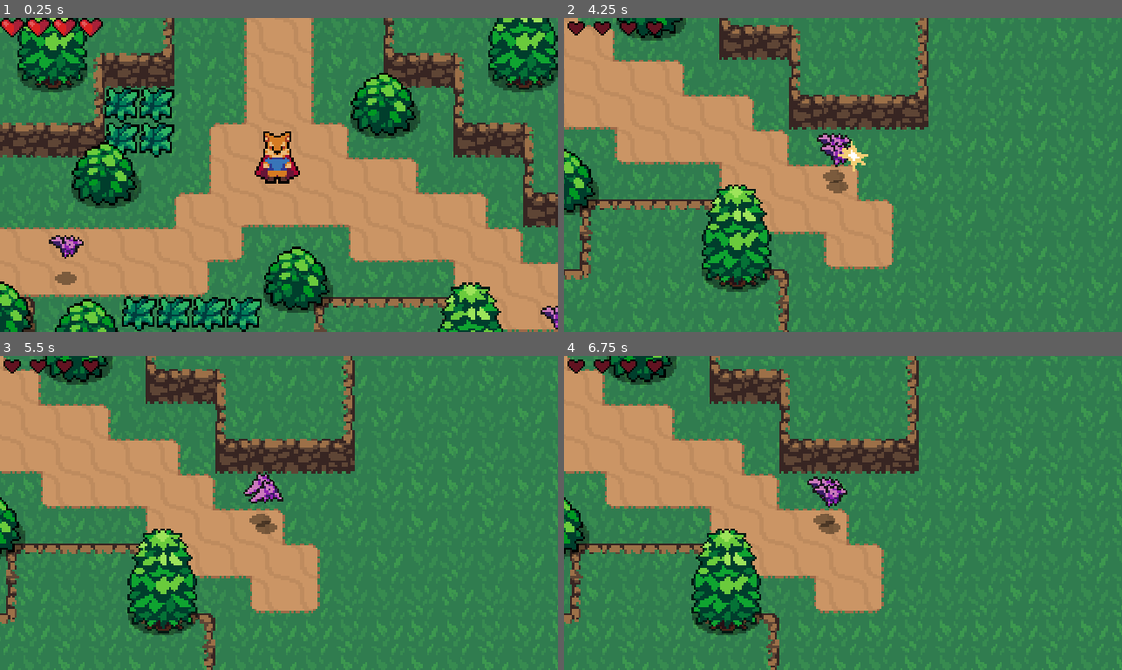
Above: before the commit, frames 1-4 (two rows, left to right).
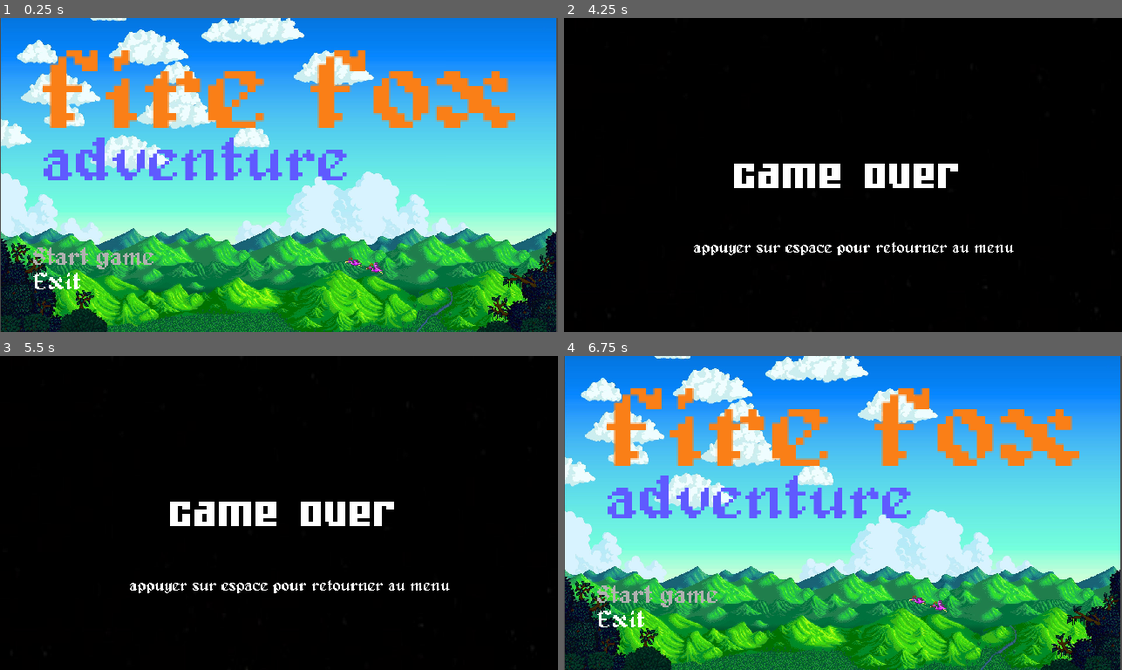
Above: after the commit, the same moments.

Repository: SlimeLord0905/godot_action_rpg
Game: Godot game, scene res://World/Title_screen.tscn
Two runs of this game, one before a commit and one after it. Both use one fixed random seed, a clock stepped at 60 frames per second and the inputs below. Before the commit the project starts from res://world.tscn.
Inputs (mouse positions are in pixels of both pictures, inside the frame that each line leads up to):
- Up to frame 1 (0.25 s): no input
- Up to frame 2 (4.25 s): click (658, 259) at 0.52 s; move the mouse to (965, 159) at 1.27 s; hold Right (ui_right) 1.28-2.03 s; tap Space (attack) at 1.35, 3.6 s; move the mouse to (731, 190) at 2.02 s; hold Down (ui_down) 2.03-2.78 s; click (731, 190) at 2.1 s; move the mouse to (898, 105) at 2.77 s; hold Right (ui_right) 2.78-3.53 s; tap X (roll) at 2.85 s; move the mouse to (815, 237) at 3.52 s; hold Up (ui_up) from 3.53 s (still down)
- Up to frame 3 (5.5 s): move the mouse to (446, 560) at 4.27 s; release Up (ui_up) at 4.28 s; hold Left (ui_left) from 4.28 s (still down); click (446, 560) at 4.35 s; move the mouse to (111, 465) at 5.02 s; tap X (roll) at 5.1 s
- Up to frame 4 (6.75 s): move the mouse to (870, 513) at 5.77 s; release Left (ui_left) at 5.78 s; hold Down (ui_down) 5.78-6.53 s; tap Space (attack) at 5.85 s; move the mouse to (759, 434) at 6.52 s; hold Right (ui_right) from 6.53 s (still down); click (759, 434) at 6.6 s

The runs differ from the first frame. In frame 1, 98% of the frame differs, in the area x 0-100%, y 0-100%; in frame 2, 99%; in frame 3, 99%; in frame 4, 98%.
Error after the commit: Attempt to call function 'is_stopped' in base 'null instance' on a null instance. (res://Player/player.gd:72)

Commit message:
fixer le sync 2

Diff:
--- a/Player/player.gd
+++ b/Player/player.gd
@@ -27,7 +27,7 @@
 
 
 func _ready():
-	stats.connect("no_health",self,"queue_free")
+	stats.connect("no_health",self,"mourir")
 	animation_tree.active = true
 	swordhitbox.knockback_vector = roll_vector
 
@@ -107,3 +107,8 @@
 	stats.health -= 1
 	hurtbox.start_invincibility(0.5)
 	hurtbox.create_hit_effect()
+
+func mourir():
+	get_tree().reload_current_scene()
+	stats.health = 4;
+	get_tree().change_scene("res://World/Game_over_screen.tscn")
--- a/Player/player.tscn
+++ b/Player/player.tscn
@@ -620,7 +620,7 @@
 position = Vector2( -0.214138, -9.01927 )
 texture = ExtResource( 2 )
 hframes = 60
-frame = 36
+frame = 18
 
 [node name="CollisionShape2D" type="CollisionShape2D" parent="."]
 position = Vector2( -0.205406, -0.0180387 )
@@ -674,10 +674,6 @@
 [node name="CollisionShape2D" parent="hurtbox" index="0"]
 position = Vector2( 0.140312, -3.92862 )
 shape = SubResource( 47 )
-
-[node name="BTimer" type="Timer" parent="."]
-wait_time = 10.0
-one_shot = true
 [connection signal="area_entered" from="hurtbox" to="." method="_on_hurtbox_area_entered"]
 
 [editable path="itboxpivot/sword_hitbox"]
--- a/project.godot
+++ b/project.godot
@@ -16,7 +16,7 @@
 [application]
 
 config/name="actionrpg"
-run/main_scene="res://world.tscn"
+run/main_scene="res://World/Title_screen.tscn"
 
 [autoload]
 
@@ -55,6 +55,14 @@
 
 [input]
 
+ui_accept={
+"deadzone": 0.5,
+"events": [ Object(InputEventKey,"resource_local_to_scene":false,"resource_name":"","device":0,"alt":false,"shift":false,"control":false,"meta":false,"command":false,"pressed":false,"scancode":16777221,"unicode":0,"echo":false,"script":null)
+, Object(InputEventKey,"resource_local_to_scene":false,"resource_name":"","device":0,"alt":false,"shift":false,"control":false,"meta":false,"command":false,"pressed":false,"scancode":16777222,"unicode":0,"echo":false,"script":null)
+, Object(InputEventKey,"resource_local_to_scene":false,"resource_name":"","device":0,"alt":false,"shift":false,"control":false,"meta":false,"command":false,"pressed":false,"scancode":32,"unicode":0,"echo":false,"script":null)
+, Object(InputEventJoypadButton,"resource_local_to_scene":false,"resource_name":"","device":0,"button_index":0,"pressure":0.0,"pressed":false,"script":null)
+ ]
+}
 ui_left={
 "deadzone": 0.5,
 "events": [ Object(InputEventKey,"resource_local_to_scene":false,"resource_name":"","device":0,"alt":false,"shift":false,"control":false,"meta":false,"command":false,"pressed":false,"scancode":16777231,"unicode":0,"echo":false,"script":null)
@@ -96,7 +104,7 @@
 }
 boule_de_feu={
 "deadzone": 0.5,
-"events": [ Object(InputEventMouseButton,"resource_local_to_scene":false,"resource_name":"","device":0,"alt":false,"shift":false,"control":fal …(189 unchanged characters)…
+"events": [ Object(InputEventMouseButton,"resource_local_to_scene":false,"resource_name":"","device":-1,"alt":false,"shift":false,"control":fal …(189 unchanged characters)…
  ]
 }
 
